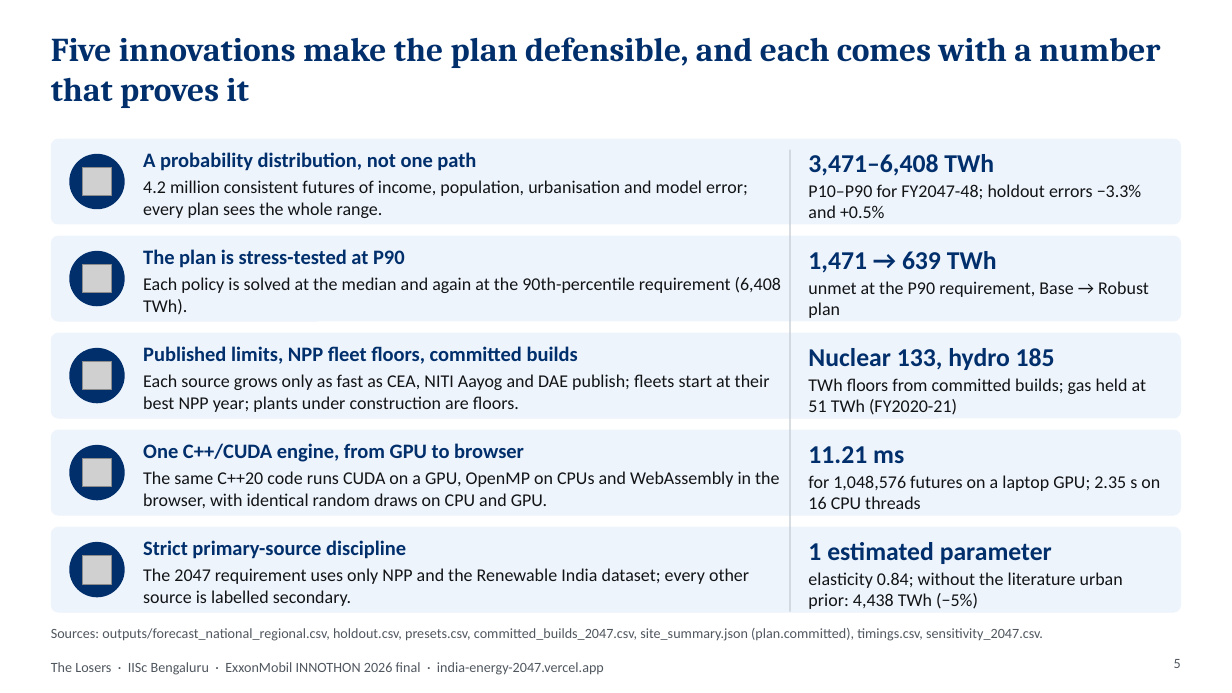
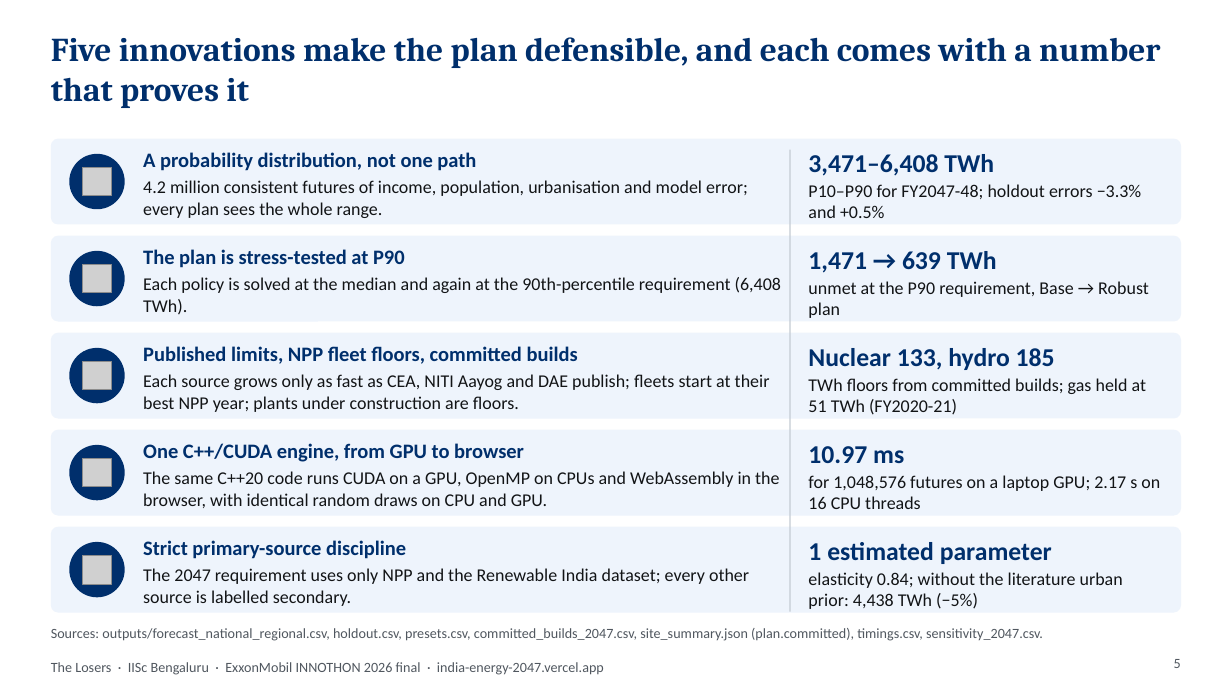
Before and after one commit to Tathagata-Ghosh-Developer/innothon-2026-india-energy-2047, a slide deck: slide 5 of docs/deck/India_Energy_2047_The_Losers.pptx. Drawn at 1232x693 pixels with LibreOffice and Linux fonts; fonts in the diff are those of the drawing; grey boxes stand for pictures. Boxes give left, top, right and bottom in pixels: in the first picture for what was removed or moved away, otherwise in the second. Text is boxed around its words. In the diff, an @@ line names an element or a change of style, - is before the commit and + after.

```diff
--- a/docs/deck/India_Energy_2047_The_Losers.pptx
+++ b/docs/deck/India_Energy_2047_The_Losers.pptx
@@ text at <box>808,446,904,463</box>: text changed @@
-11.21 ms
+10.97 ms
@@ text at <box>808,475,1160,509</box>: text changed @@
-for 1,048,576 futures on a laptop GPU; 2.35 s on 16 CPU threads
+for 1,048,576 futures on a laptop GPU; 2.17 s on 16 CPU threads
```
Also in this commit, not shown: 1 other slide changed, 35 other files.
